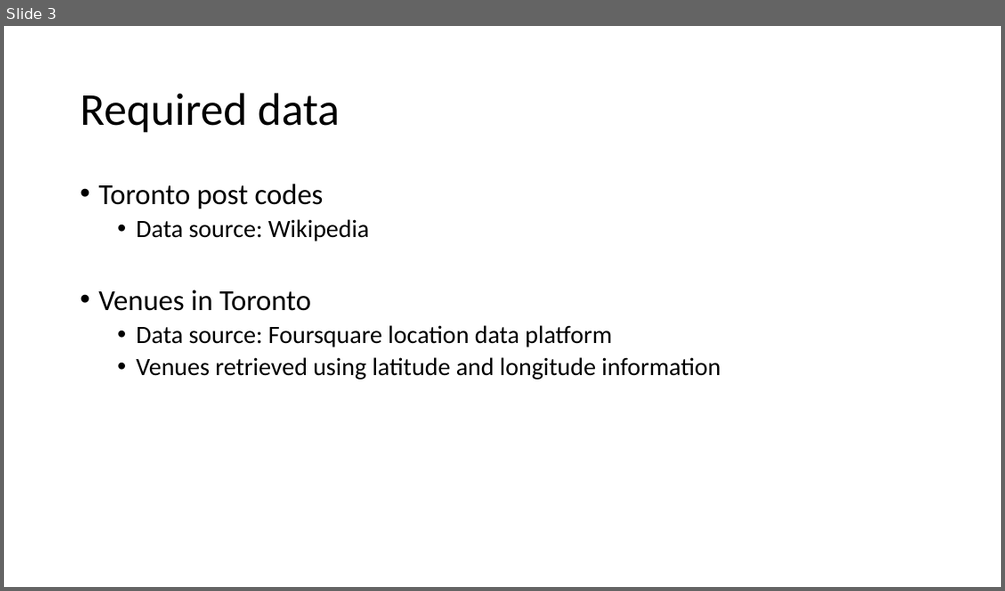
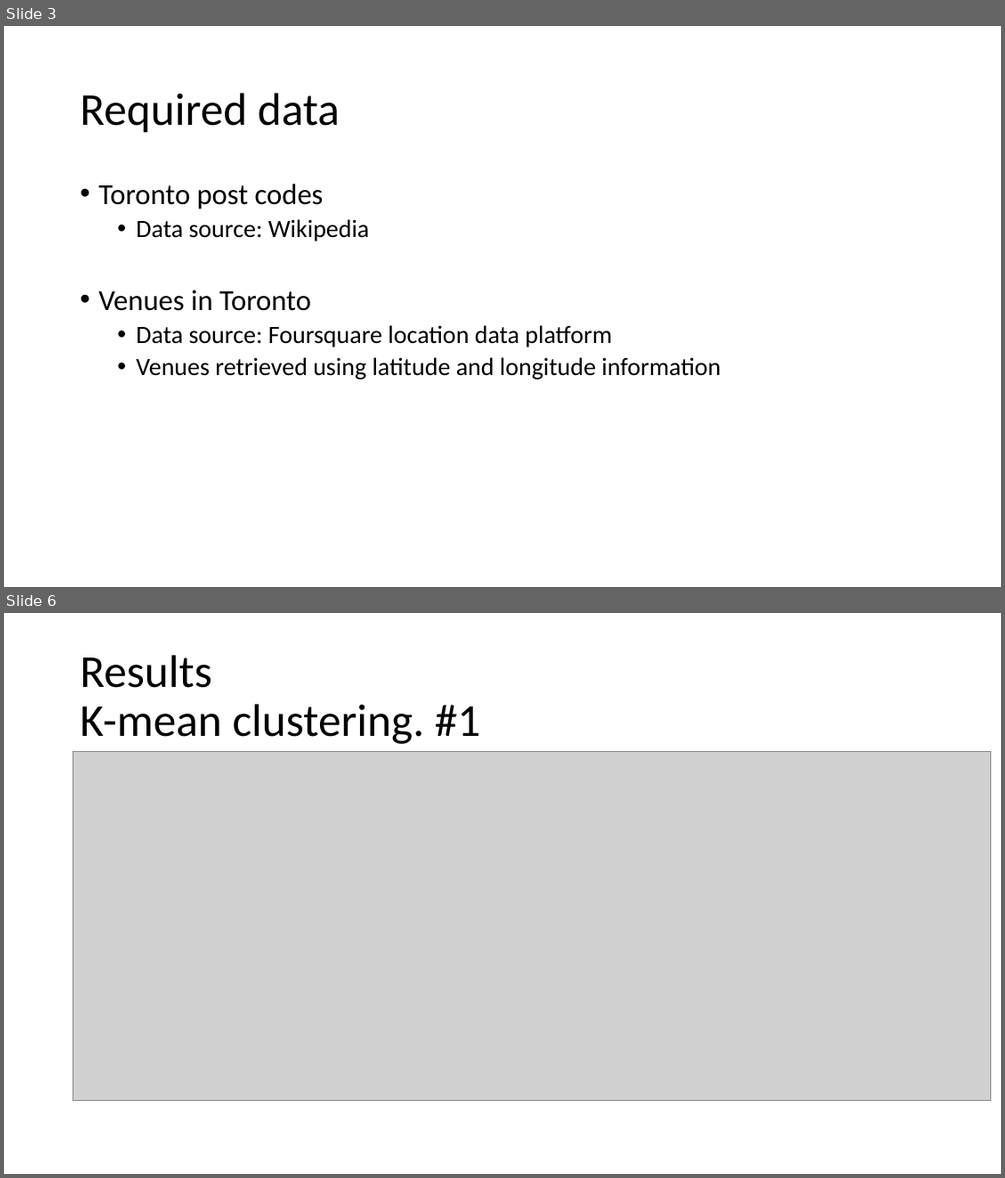
Before and after one commit to yshaikhygali/Coursera_Capstone, a slide deck: Capstone_Project_Presentation.pptx. Shown one above the other, each under a label of ours: slide 3 before the commit, slides 3 and 6 after it; the slides between them are not shown. The pictures are 1005x591 and 1005x1178 pixels, drawn with LibreOffice and Linux fonts; fonts in the diff are those of the drawing; grey boxes stand for pictures. Boxes give left, top, right and bottom in pixels: in the first picture for what was removed or moved away, otherwise in the second. Text is boxed around its words. In the diff, an @@ line names an element or a change of style, - is before the commit and + after.

```diff
--- a/Capstone_Project_Presentation.pptx
+++ b/Capstone_Project_Presentation.pptx
@@ slide 6 added at box(4, 613, 1001, 1174), background #FFFFFF @@
@@ title added at box(80, 655, 481, 744), 44 pt, text #000000 @@
+Results
+K-mean clustering. #1
@@ picture added at box(73, 751, 992, 1101) @@
```
Also in this commit, not shown: 3 slides changed, 4 other slides added, 1 slide removed.
